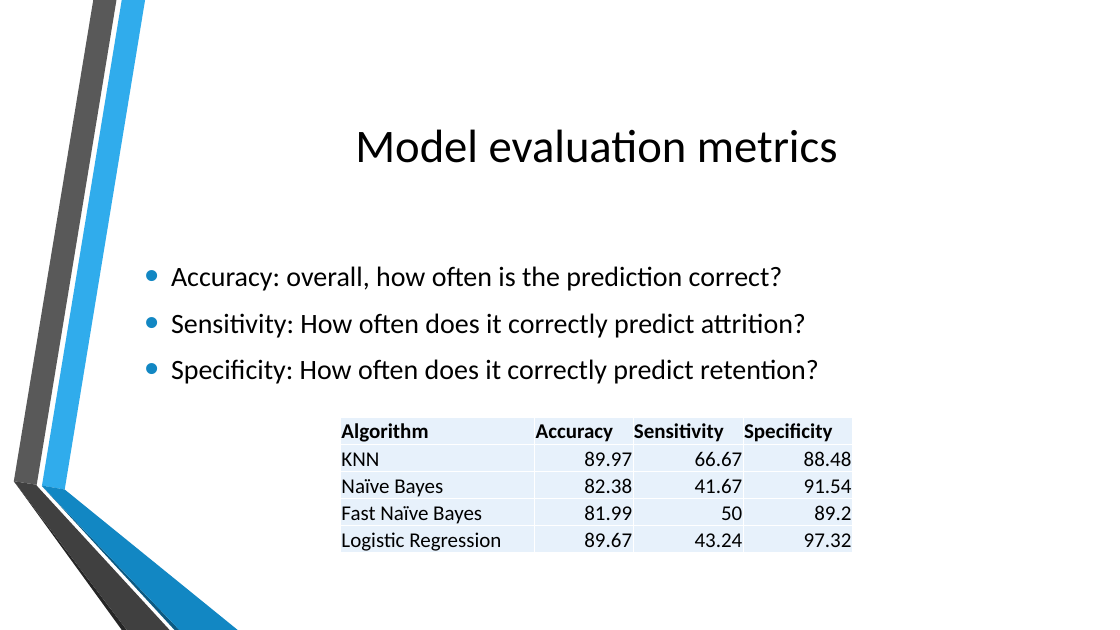
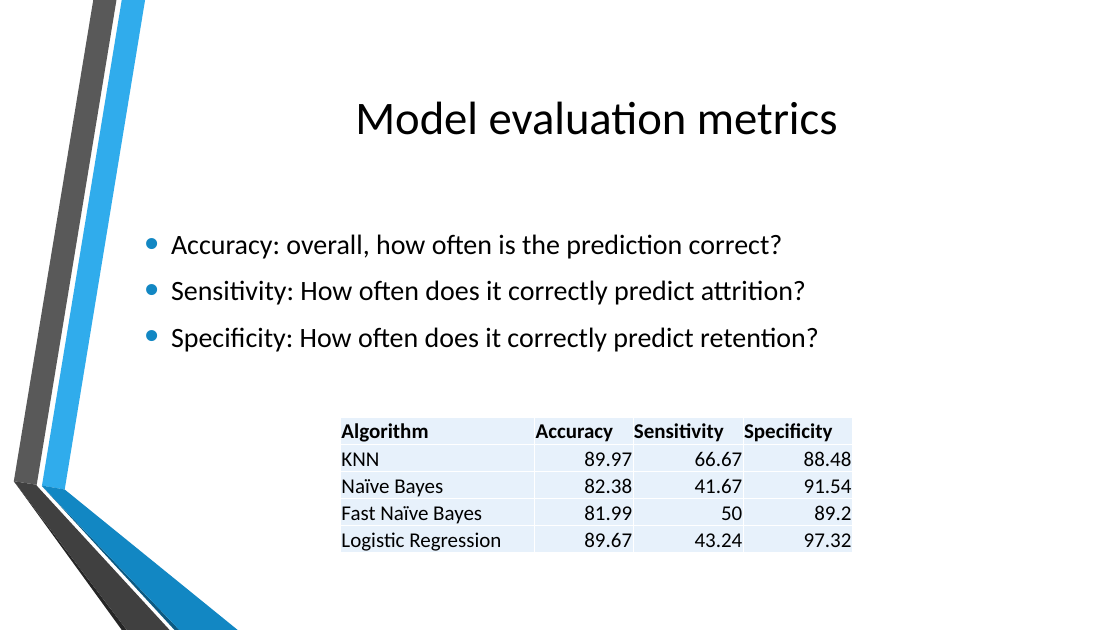
Before and after one commit to DustinBracy/CaseStudy2DDS, a slide deck: slide 16 of EDA.pptx. Drawn at 1120x630 pixels with LibreOffice and Linux fonts; fonts in the diff are those of the drawing; background and template pictures are left out. Boxes give left, top, right and bottom in pixels: in the first picture for what was removed or moved away, otherwise in the second. Text is boxed around its words. In the diff, an @@ line names an element or a change of style, - is before the commit and + after.

```diff
--- a/EDA.pptx
+++ b/EDA.pptx
@@ title "Model evaluation metrics": place and size @@
-title "Model evaluation metrics" at bbox=[355, 129, 838, 163]
+title "Model evaluation metrics" at bbox=[355, 101, 838, 135]
@@ text "Accuracy: overall, how often is ...": place and size @@
-text "Accuracy: overall, how often is ..." at bbox=[171, 266, 819, 384]
+text "Accuracy: overall, how often is ..." at bbox=[171, 234, 819, 352]
```
Also in this commit, not shown: 6 other slides changed.
